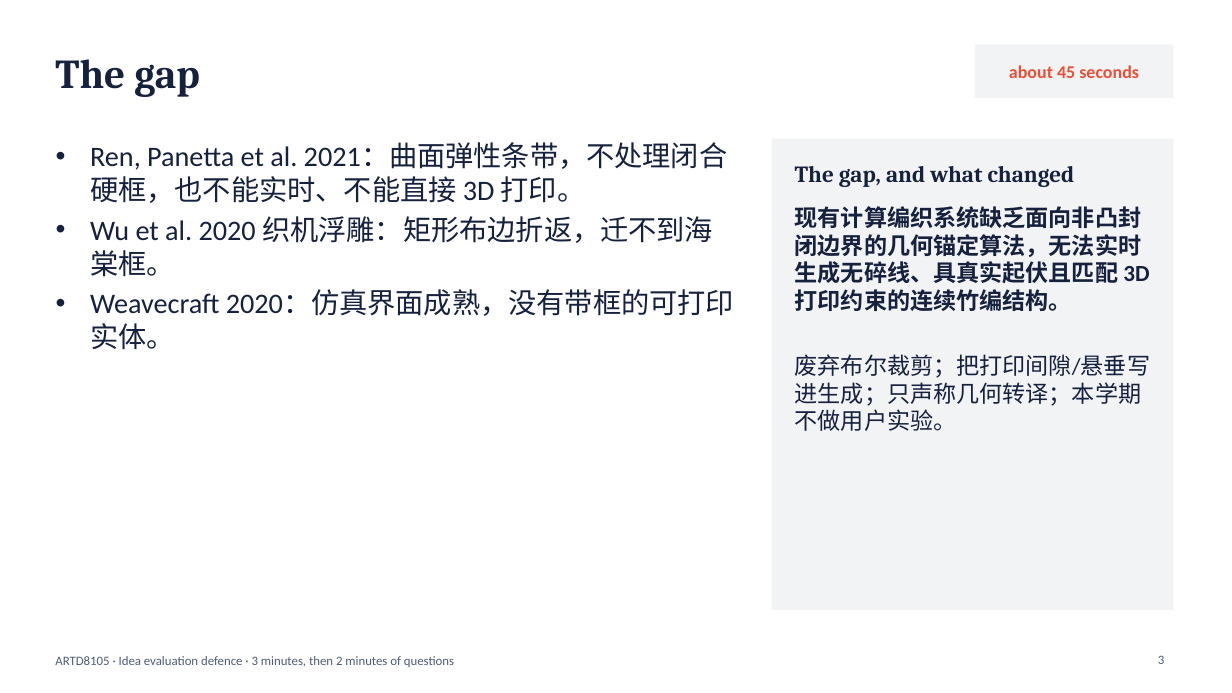
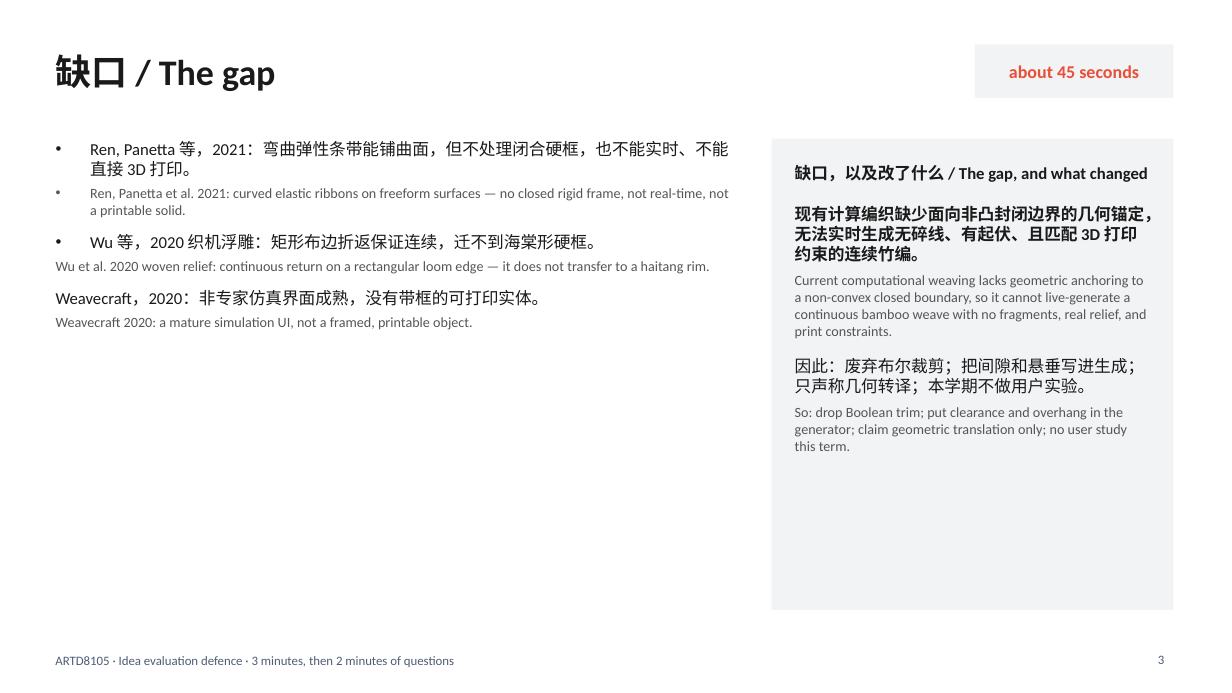
Before and after one commit to yc588777/artd8105-WANG-QIAOLI, a slide deck: slide 3 of my_work/idea_evaluation_defence.pptx. Drawn at 1232x693 pixels with LibreOffice and Linux fonts; fonts in the diff are those of the drawing. Boxes give left, top, right and bottom in pixels: in the first picture for what was removed or moved away, otherwise in the second. Text is boxed around its words. In the diff, an @@ line names an element or a change of style, - is before the commit and + after.

```diff
--- a/my_work/idea_evaluation_defence.pptx
+++ b/my_work/idea_evaluation_defence.pptx
@@ title at [55,54,275,91]: text changed; size 32 to 28 pt; font Cambria to Calibri; text colour #16213E to #1A1A1A @@
-The gap
+缺口 / The gap
@@ text at [56,141,729,330]: text changed; size 22 to 11 pt; text colour #16213E to #555555 @@
-• Ren, Panetta et al. 2021：曲面弹性条带，不处理闭合硬框，也不能实时、不能直接 3D 打印。
-• Wu et al. 2020 织机浮雕：矩形布边折返，迁不到海棠框。
-• Weavecraft 2020：仿真界面成熟，没有带框的可打印实体。
+• Ren, Panetta 等，2021：弯曲弹性条带能铺曲面，但不处理闭合硬框，也不能实时、不能直接 3D 打印。
+• Ren, Panetta et al. 2021: curved elastic ribbons on freeform surfaces — no closed rigid frame, not real-time, not a printable solid.
+• Wu 等，2020 织机浮雕：矩形布边折返保证连续，迁不到海棠形硬框。
+Wu et al. 2020 woven relief: continuous return on a rectangular loom edge — it does not transfer to a haitang rim.
+Weavecraft，2020：非专家仿真界面成熟，没有带框的可打印实体。
+Weavecraft 2020: a mature simulation UI, not a framed, printable object.
@@ text at [795,164,1148,182]: text changed; size 18 to 13 pt; font Cambria to Calibri; text colour #16213E to #1A1A1A @@
-The gap, and what changed
+缺口，以及改了什么 / The gap, and what changed
@@ text at [795,205,1161,451]: text changed; size 18 to 11 pt; text colour #16213E to #555555; bold off @@
-现有计算编织系统缺乏面向非凸封闭边界的几何锚定算法，无法实时生成无碎线、具真实起伏且匹配 3D 打印约束的连续竹编结构。
-废弃布尔裁剪；把打印间隙/悬垂写进生成；只声称几何转译；本学期不做用户实验。
+现有计算编织缺少面向非凸封闭边界的几何锚定，无法实时生成无碎线、有起伏、且匹配 3D 打印约束的连续竹编。
+Current computational weaving lacks geometric anchoring to a non-convex closed boundary, so it cannot live-generate a continuous bamboo weave with no fragments, real relief, and print constraints.
+因此：废弃布尔裁剪；把间隙和悬垂写进生成；只声称几何转译；本学期不做用户实验。
+So: drop Boolean trim; put clearance and overhang in the generator; claim geometric translation only; no user study this term.
```
Also in this commit, not shown: 4 other slides changed.
